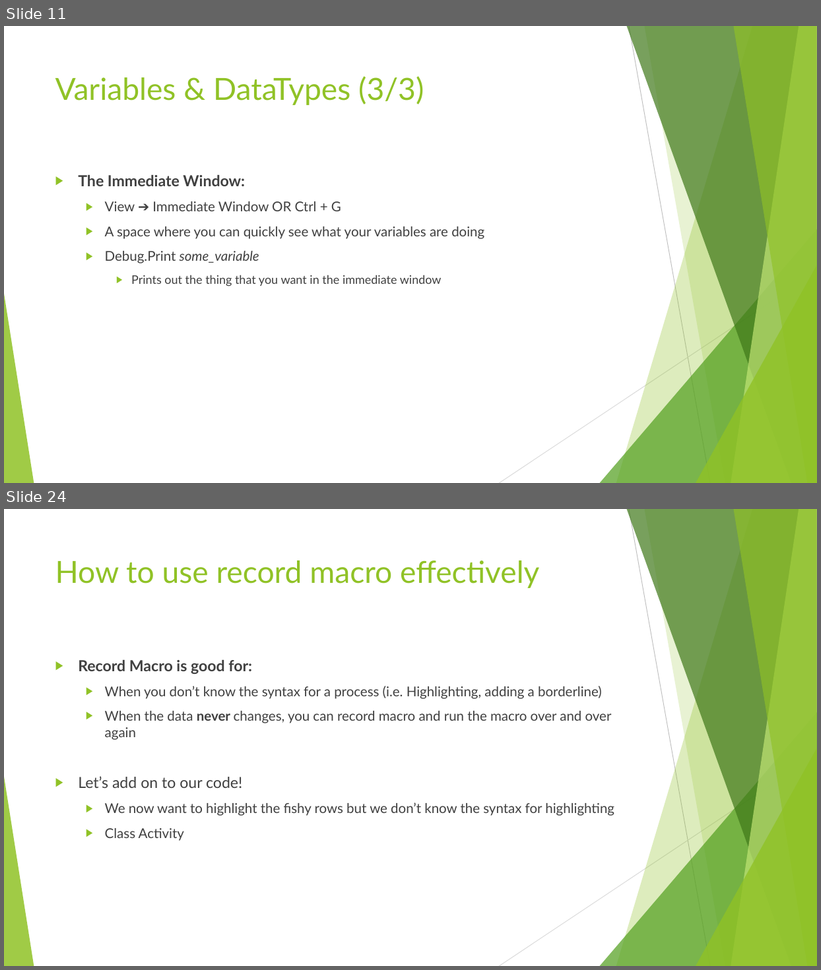
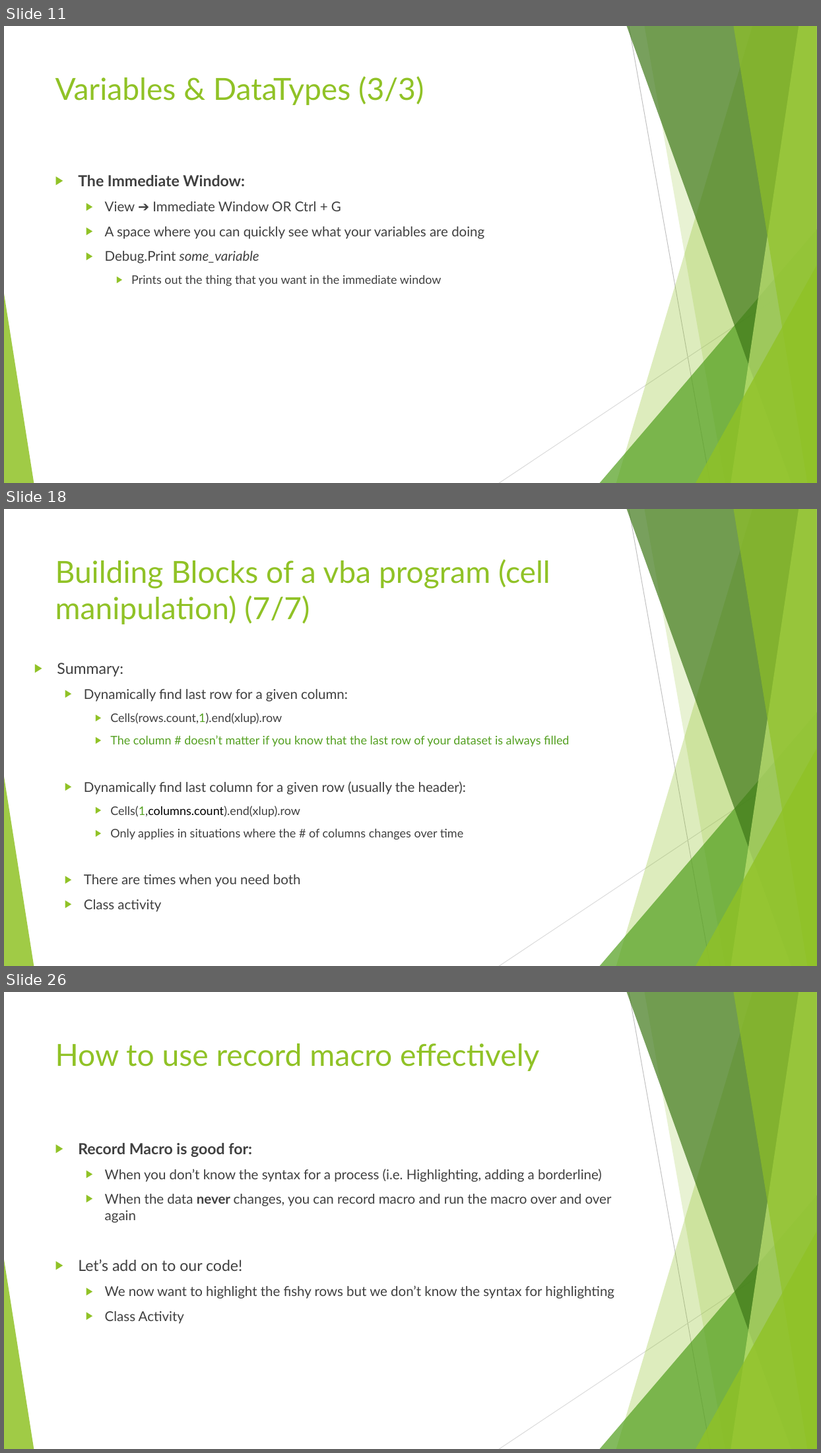
Before and after one commit to lifeinData/vba_senimar_datathon, a slide deck: VBA Seminar.pptx. Shown one above the other, each under a label of ours: slides 11 and 24 before the commit, slides 11, 18 and 26 after it; the slides between them are not shown. The pictures are 821x970 and 821x1453 pixels, drawn with LibreOffice and Linux fonts; fonts in the diff are those of the drawing. Boxes give left, top, right and bottom in pixels: in the first picture for what was removed or moved away, otherwise in the second. Text is boxed around its words. In the diff, an @@ line names an element or a change of style, - is before the commit and + after.

```diff
--- a/VBA Seminar.pptx
+++ b/VBA Seminar.pptx
@@ slide 18 added at (x1=4, y1=509, x2=817, y2=966), background #FFFFFF; not listed: 10 template elements that a slide beside it also shows @@
@@ title added at (x1=55, y1=559, x2=550, y2=625), 36 pt, text #90C226 @@
+Building Blocks of a vba program (cell manipulation) (7/7)
@@ text added at (x1=57, y1=663, x2=569, y2=912), 14 pt, text #404040 @@
+▶ Summary:
+  ▶ Dynamically find last row for a given column:
+    ▶ Cells(rows.count,1).end(xlup).row
+    ▶ The column # doesn’t matter if you know that the last row of your dataset is always filled
+  ▶ Dynamically find last column for a given row (usually the header):
+    ▶ Cells(1,columns.count).end(xlup).row
+    ▶ Only applies in situations where the # of columns changes over time
+  ▶ There are times when you need both
+  ▶ Class activity
@@ what was slide 24 is now slide 26 @@
```
Also in this commit, not shown: 14 slides changed, 1 other slide added, 1 other file.
